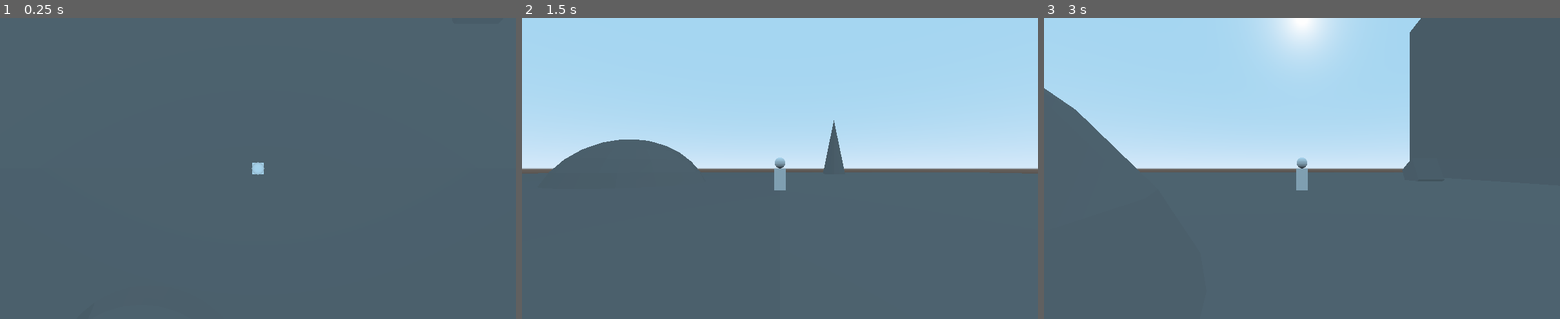
Above: before the commit, frames 1-3 (left to right).
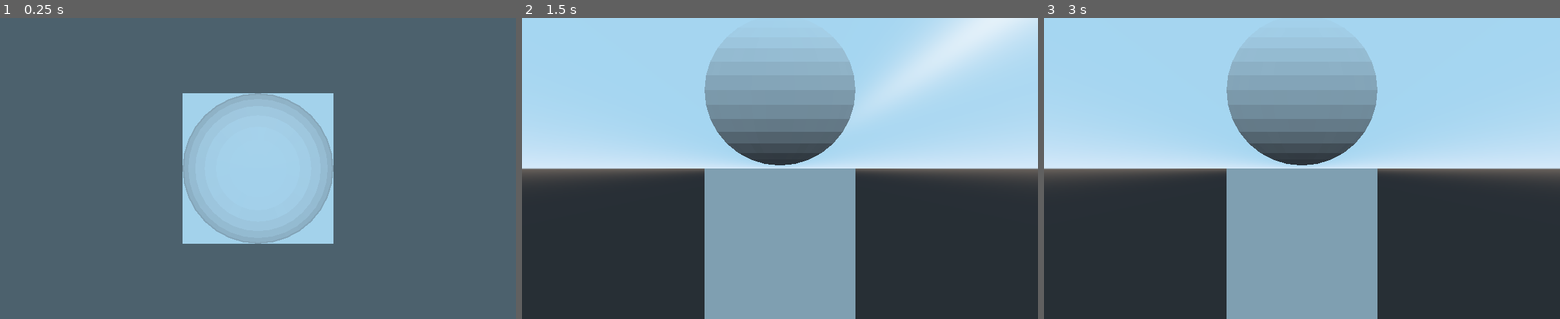
Above: after the commit, the same moments.

Repository: xofoxxy/MixAndGameJam2-ThisTimeIt-sPersonal
Game: Godot game, scene res://Main.tscn
Same seed, same stepped clock (60 frames per second), same inputs: the game is played once before the commit and once after it.
Inputs:
- Up to frame 1 (0.25 s): no input
- Up to frame 2 (1.5 s): tap Enter at 0.5 s; hold Space (DimensionShift) 0.53-1.28 s; tap Space (DimensionShift) at 1.35 s
- Up to frame 3 (3 s): tap Enter at 2 s; hold Space (DimensionShift) 2.03-2.78 s; tap Space (DimensionShift) at 2.85 s

The runs differ from the first frame. In frame 1, 15% of the frame differs, in the area x 35-65%, y 25-75%; in frame 2, 65%; in frame 3, 78%, in the area x 0-100%, y 0-100%.

Commit message:
Figured out what a Texture is

Diff:
--- a/Main.tscn
+++ b/Main.tscn
@@ -1,7 +1,12 @@
-[gd_scene load_steps=4 format=2]
+[gd_scene load_steps=5 format=2]
 
 [ext_resource path="res://testingLevel.obj" type="ArrayMesh" id=1]
 [ext_resource path="res://Player.tscn" type="PackedScene" id=2]
+
+[sub_resource type="PhysicsMaterial" id=2]
+friction = 0.5
+rough = true
+bounce = 0.1
 
 [sub_resource type="ConcavePolygonShape" id=1]
 data = PoolVector3Array( 50, 0, 50, -50, 0, 50, 50, 0, -50, 50, 0, -50, -50, 0, 50, -50, 0, -50, 9, 0.134, -6.634, 9, - …(111676 unchanged characters)…
@@ -9,6 +14,7 @@
 [node name="Spatial" type="Spatial"]
 
 [node name="testingLevel" type="MeshInstance" parent="."]
+transform = Transform( 1, 0, 0, 0, 1, 0, 0, 0, 1, -0.181641, 0.083252, 0.131714 )
 mesh = ExtResource( 1 )
 material/0 = null
 material/1 = null
@@ -18,6 +24,7 @@
 material/5 = null
 
 [node name="StaticBody" type="StaticBody" parent="testingLevel"]
+physics_material_override = SubResource( 2 )
 
 [node name="CollisionShape" type="CollisionShape" parent="testingLevel/StaticBody"]
 shape = SubResource( 1 )
--- a/Player.tscn
+++ b/Player.tscn
@@ -20,9 +20,12 @@
 
 [node name="Cam_XY" type="Camera" parent="."]
 transform = Transform( 1, 0, 0, 0, -4.37114e-008, 1, 0, -1, -4.37114e-008, 0, 10, 0 )
+projection = 1
 
 [node name="Cam_XZ" type="Camera" parent="."]
 transform = Transform( 1, 0, 0, 0, 1, 0, 0, 0, 1, 0, 1, 10 )
+projection = 1
 
 [node name="Cam_YZ" type="Camera" parent="."]
 transform = Transform( -4.37114e-008, 0, 1, 0, 1, 0, -1, 0, -4.37114e-008, 10, 1, 0 )
+projection = 1
Not shown, added: PaintedMetal03_col.jpg.import
Not shown, added: PaintedMetal03_disp.jpg.import
Not shown, added: PlayerAgain.mtl
Not shown, added: PlayerAgain.obj
Not shown, added: PlayerAgain.obj.import
Not shown, changed: ScreenShots/Capture.PNG.import
Not shown, added: PaintedMetal03_col.jpg
Not shown, added: PaintedMetal03_disp.jpg
